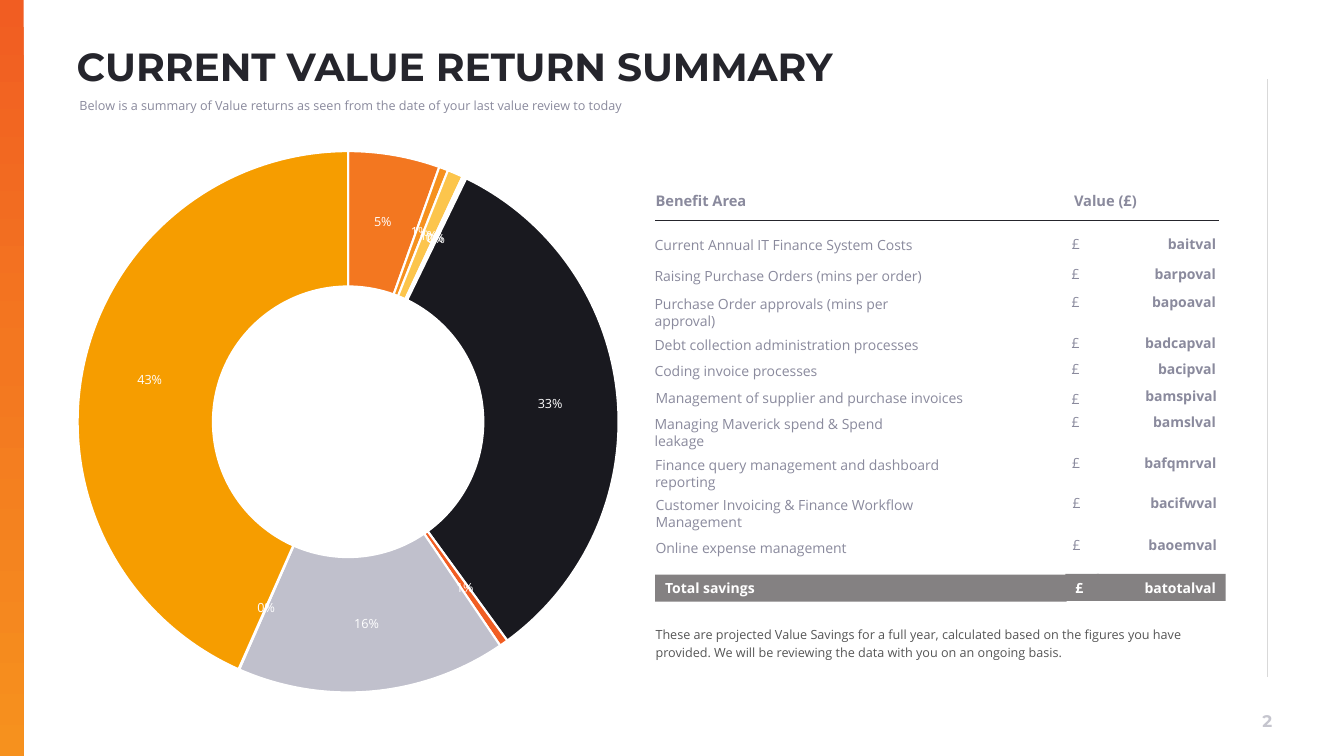
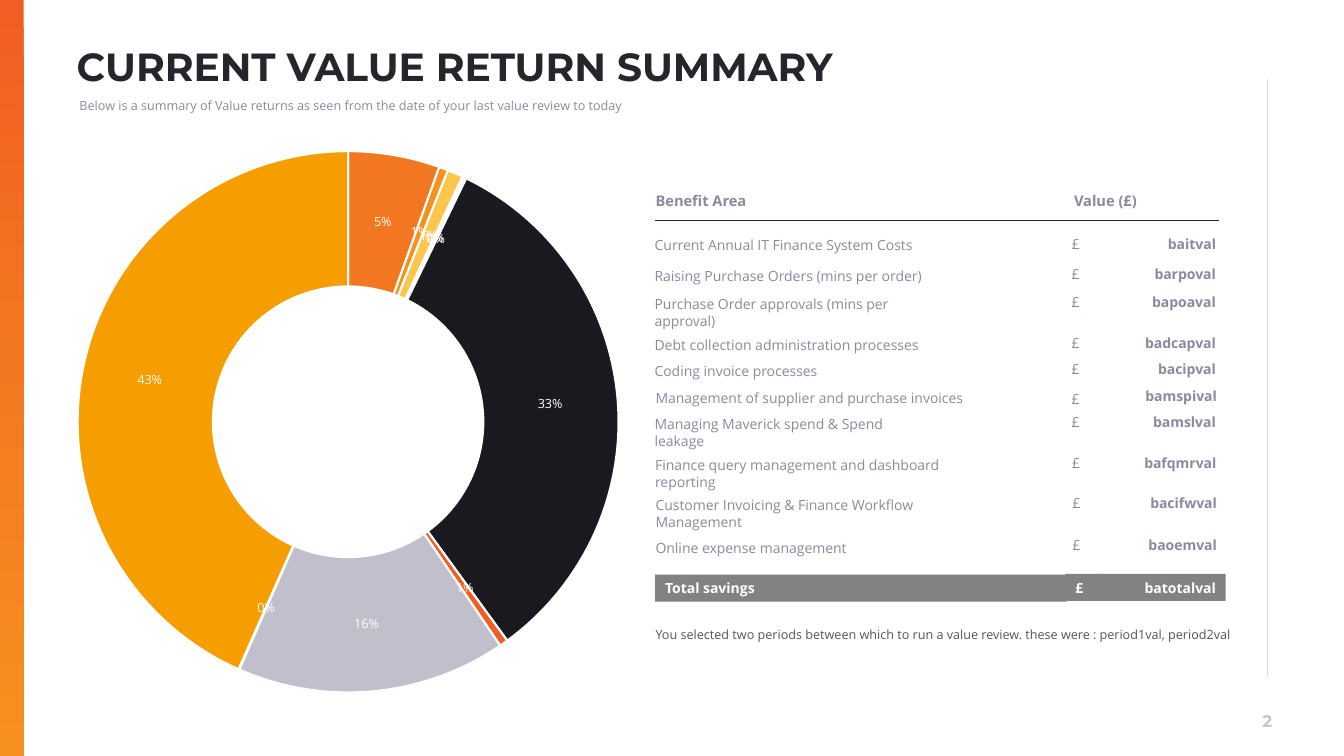
Before and after one commit to muratozdemirpiblo/ppt-api, a slide deck: slide 2 of questionare.pptx. Drawn at 1344x756 pixels with LibreOffice and Linux fonts; fonts in the diff are those of the drawing; background and template pictures are left out. Boxes give left, top, right and bottom in pixels: in the first picture for what was removed or moved away, otherwise in the second. Text is boxed around its words. In the diff, an @@ line names an element or a change of style, - is before the commit and + after.

```diff
--- a/questionare.pptx
+++ b/questionare.pptx
@@ text at box(656, 629, 1230, 642): text changed @@
-These are projected Value Savings for a full year, calculated based on the figures you have provided. We will be reviewing the data with you on an ongoing basis.
+You selected two periods between which to run a value review. these were : period1val, period2val
```
Also in this commit, not shown: 2 other files.
